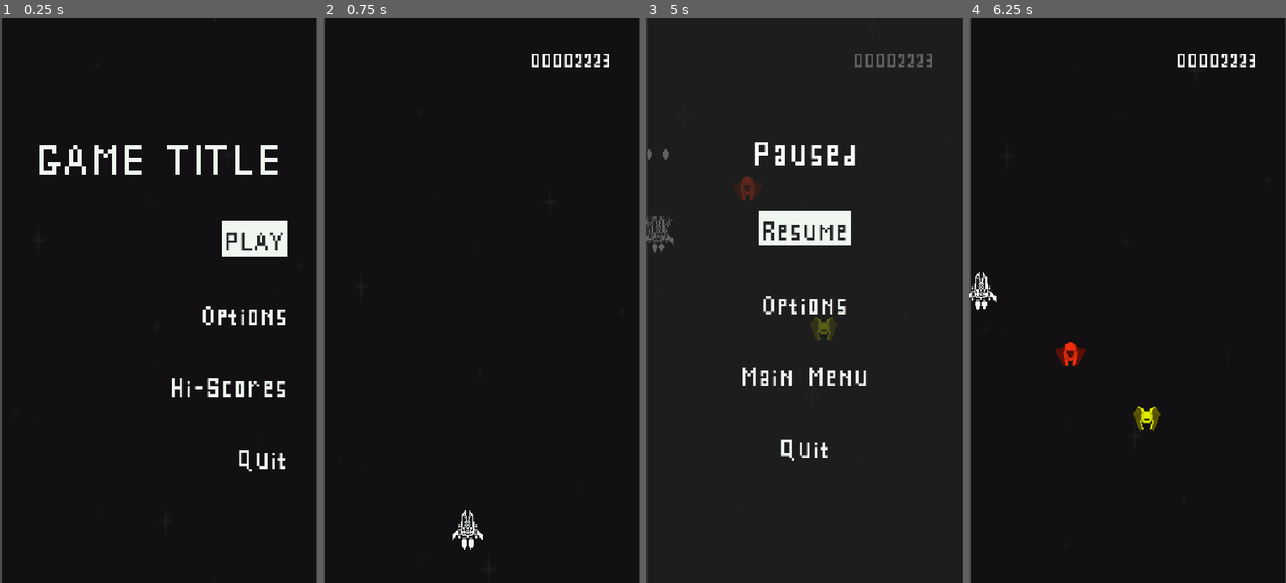
Above: before the commit, frames 1-4 (left to right).
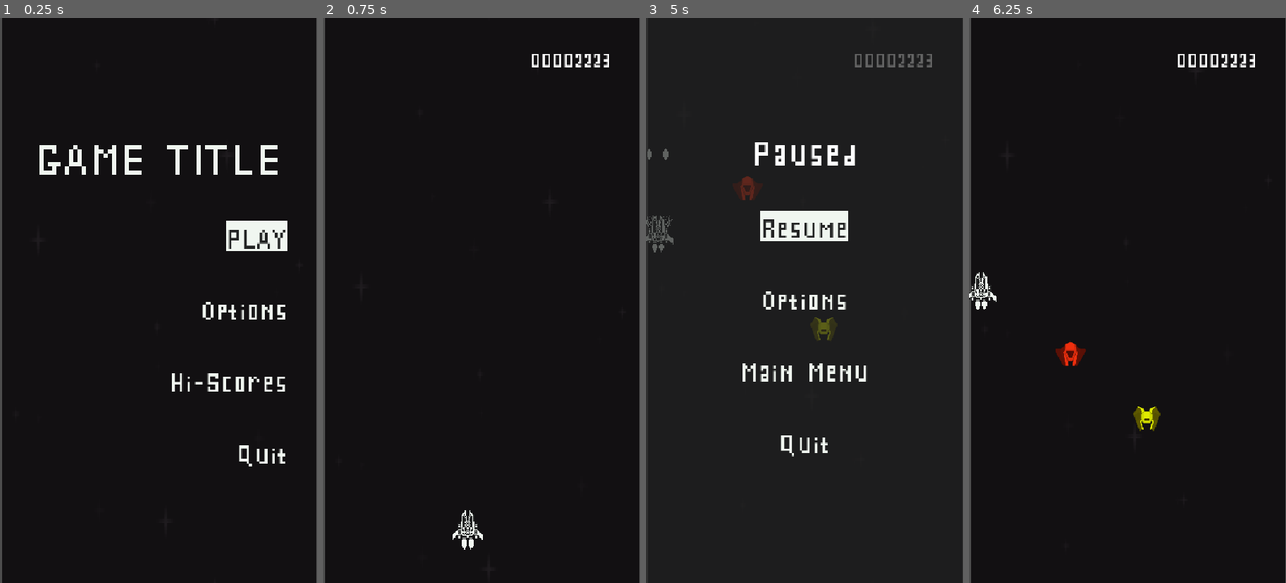
Above: after the commit, the same moments.

Repository: rnakkas/GodotSandbox
Game: Godot game, scene res://ShmupSandbox/Main/Scenes/main.tscn
Two runs of this game, one before a commit and one after it. Both use one fixed random seed, a clock stepped at 60 frames per second and the inputs below.
Inputs (mouse positions are in pixels of both pictures, inside the frame that each line leads up to):
- Up to frame 1 (0.25 s): no input
- Up to frame 2 (0.75 s): click "PLAY" at 0.5 s
- Up to frame 3 (5 s): tap Enter at 1.25 s; move the mouse to (788, 413) at 1.27 s; press the mouse at (788, 413) at 1.28 s; hold W (move_up) 1.28-2.78 s; move the mouse to (899, 385) at 2.02 s; release the mouse at (899, 385) at 2.03 s; click (899, 385) at 2.1 s; move the mouse to (709, 215) at 2.77 s; press the mouse at (709, 215) at 2.78 s; hold A (move_left) 2.78-4.28 s; move the mouse to (820, 300) at 3.52 s; release the mouse at (820, 300) at 3.53 s; click (820, 300) at 3.6 s; move the mouse to (756, 159) at 4.27 s; press the mouse at (756, 159) at 4.28 s; hold S (move_down) from 4.28 s (still down); tap Escape (pause) at 4.9 s
- Up to frame 4 (6.25 s): move the mouse to (1197, 272) at 5.02 s; release S (move_down) at 5.03 s; release the mouse at (1197, 272) at 5.03 s; hold D (move_right) 5.03-5.75 s; click (1197, 272) at 5.1 s; click "Resume" at 5.75 s

The runs differ from the first frame. In frame 1, 1.7% of the frame differs, in the area x 54-91%, y 35-81%; in frame 2, nothing differs; in frame 3, 1.6%; in frame 4, nothing differs.

Commit message:
cleaned up menu navigation

Diff:
--- a/ShmupSandbox/Autoloads/ui_utility.gd
+++ b/ShmupSandbox/Autoloads/ui_utility.gd
@@ -3,26 +3,34 @@
 ## Colour and hex code references
 var color_white : Color = "#f0f6f0"
 var color_black : Color = "#222323"
+var color_yellow : Color = "#ffa31f"
 var color_transparent : Color = Color(0, 0 , 0, 0)
 
 
-func highlight_ui_elment(ui_element : Control) -> void:
+func highlight_selected_element(ui_elements_list : Array[Control], selected_element : Control) -> void:
+	for element:int in range(ui_elements_list.size()):
+		if ui_elements_list[element] == selected_element:
+			_highlight_ui_elment(ui_elements_list[element])
+		else:
+			_remove_highlight_from_ui_element(ui_elements_list[element])
+
+
+func _highlight_ui_elment(ui_element : Control) -> void:
 	var style : StyleBoxFlat = StyleBoxFlat.new()
 	ui_element.add_theme_color_override("font_color", color_black)
 	style.bg_color = color_white
 
-	match ui_element.get_class():
-		"Label":
-			ui_element.add_theme_stylebox_override("normal", style)
-		"Button":
-			ui_element.add_theme_stylebox_override("focus", style)
-			ui_element.add_theme_stylebox_override("hover", style)
-			ui_element.add_theme_color_override("font_hover_color", color_black)
-			ui_element.add_theme_color_override("font_focus_color", color_black)
-			ui_element.add_theme_color_override("font_pressed_color", color_white)
+	ui_element.add_theme_stylebox_override("normal", style)
+	ui_element.add_theme_stylebox_override("focus", style)
+	ui_element.add_theme_stylebox_override("hover", style)
+	ui_element.add_theme_stylebox_override("normal", style)
+
+	ui_element.add_theme_color_override("font_hover_color", color_black)
+	ui_element.add_theme_color_override("font_focus_color", color_black)
+	ui_element.add_theme_color_override("font_pressed_color", color_white)
 
 
-func remove_highlight_from_ui_element(ui_element : Variant) -> void:
+func _remove_highlight_from_ui_element(ui_element : Variant) -> void:
 	var style : StyleBoxFlat = StyleBoxFlat.new()
 	ui_element.add_theme_color_override("font_color", color_white)
 	style.bg_color = color_transparent
--- a/ShmupSandbox/UI/Scripts/main_menu.gd
+++ b/ShmupSandbox/UI/Scripts/main_menu.gd
@@ -25,7 +25,7 @@
 	create_ui_elements_list()
 
 	if self.visible:
-		play_button.grab_focus()
+		play_button.call_deferred("grab_focus")
 
 ####
 
@@ -59,13 +59,6 @@
 		]
 	)
 
-func _highlight_selected_element(ui_element : Control) -> void:
-	for i:int in range(ui_elements_list.size()):
-		if ui_elements_list[i] == ui_element:
-			UiUtility.highlight_ui_elment(ui_elements_list[i])
-		else:
-			UiUtility.remove_highlight_from_ui_element(ui_elements_list[i])
-
 ####
 
 ## Play button
@@ -74,7 +67,7 @@
 
 func _on_play_button_focus_entered() -> void:
 	#_show_button_as_selected(play_selector_icon)
-	_highlight_selected_element(play_button)
+	UiUtility.highlight_selected_element(ui_elements_list, play_button)
 
 func _on_play_button_mouse_entered() -> void:
 	play_button.grab_focus()
@@ -86,7 +79,7 @@
 
 func _on_options_button_focus_entered() -> void:
 	#_show_button_as_selected(options_selector_icon)
-	_highlight_selected_element(options_button)
+	UiUtility.highlight_selected_element(ui_elements_list, options_button)
 
 func _on_options_button_mouse_entered() -> void:
 	options_button.grab_focus()
@@ -98,7 +91,7 @@
 
 func _on_hi_scores_button_focus_entered() -> void:
 	#_show_button_as_selected(hi_scores_selector_icon)
-	_highlight_selected_element(hi_scores_button)
+	UiUtility.highlight_selected_element(ui_elements_list, hi_scores_button)
 
 func _on_hi_scores_button_mouse_entered() -> void:
 	hi_scores_button.grab_focus()
@@ -110,7 +103,7 @@
 
 func _on_quit_button_focus_entered() -> void:
 	#_show_button_as_selected(quit_selector_icon)
-	_highlight_selected_element(quit_button)
+	UiUtility.highlight_selected_element(ui_elements_list, quit_button)
 
 func _on_quit_button_mouse_entered() -> void:
 	quit_button.grab_focus()
--- a/ShmupSandbox/UI/Scripts/options_menu.gd
+++ b/ShmupSandbox/UI/Scripts/options_menu.gd
@@ -37,32 +37,24 @@
 	)
 
 
-func _highlight_selected_element(ui_element : Control) -> void:
-	for i:int in range(ui_elements_list.size()):
-		if ui_elements_list[i] == ui_element:
-			UiUtility.highlight_ui_elment(ui_elements_list[i])
-		else:
-			UiUtility.remove_highlight_from_ui_element(ui_elements_list[i])
-
-
 ####
 ## Signal connections
 
 func _on_sound_volume_slider_focus_entered() -> void:
 	#back_selector_icon.visible = false
-	_highlight_selected_element(sound_label)
+	UiUtility.highlight_selected_element(ui_elements_list, sound_label)
 
 func _on_music_volume_slider_focus_entered() -> void:
 	#back_selector_icon.visible = false
-	_highlight_selected_element(music_label)
+	UiUtility.highlight_selected_element(ui_elements_list, music_label)
 
 func _on_screen_shake_amount_slider_focus_entered() -> void:
 	#back_selector_icon.visible = false
-	_highlight_selected_element(screen_shake_label)
+	UiUtility.highlight_selected_element(ui_elements_list, screen_shake_label)
 
 func _on_back_button_focus_entered() -> void:
 	#back_selector_icon.visible = false
-	_highlight_selected_element(back_button)
+	UiUtility.highlight_selected_element(ui_elements_list, back_button)
 
 func _on_back_button_pressed() -> void:
 	back_button_pressed.emit()
--- a/ShmupSandbox/UI/Scripts/pause_menu.gd
+++ b/ShmupSandbox/UI/Scripts/pause_menu.gd
@@ -55,13 +55,6 @@
 		]
 	)
 
-func _highlight_selected_element(ui_element : Control) -> void:
-	for i:int in range(ui_elements_list.size()):
-		if ui_elements_list[i] == ui_element:
-			UiUtility.highlight_ui_elment(ui_elements_list[i])
-		else:
-			UiUtility.remove_highlight_from_ui_element(ui_elements_list[i])
-
 
 ####
 
@@ -71,7 +64,7 @@
 
 func _on_resume_button_focus_entered() -> void:
 	#_show_button_as_selected(resume_selector_icon)
-	_highlight_selected_element(resume_button)
+	UiUtility.highlight_selected_element(ui_elements_list, resume_button)
 
 func _on_resume_button_mouse_entered() -> void:
 	resume_button.grab_focus()
@@ -83,7 +76,7 @@
 
 func _on_options_button_focus_entered() -> void:
 	#_show_button_as_selected(options_selector_icon)
-	_highlight_selected_element(options_button)
+	UiUtility.highlight_selected_element(ui_elements_list, options_button)
 
 func _on_options_button_mouse_entered() -> void:
 	options_button.grab_focus()
@@ -95,7 +88,7 @@
 
 func _on_main_menu_button_focus_entered() -> void:
 	#_show_button_as_selected(main_menu_selector_icon)
-	_highlight_selected_element(main_menu_button)
+	UiUtility.highlight_selected_element(ui_elements_list, main_menu_button)
 
 func _on_main_menu_button_mouse_entered() -> void:
 	main_menu_button.grab_focus()
@@ -107,7 +100,7 @@
 
 func _on_quit_button_focus_entered() -> void:
 	#_show_button_as_selected(quit_selector_icon)
-	_highlight_selected_element(quit_button)
+	UiUtility.highlight_selected_element(ui_elements_list, quit_button)
 
 func _on_quit_button_mouse_entered() -> void:
 	quit_button.grab_focus()
